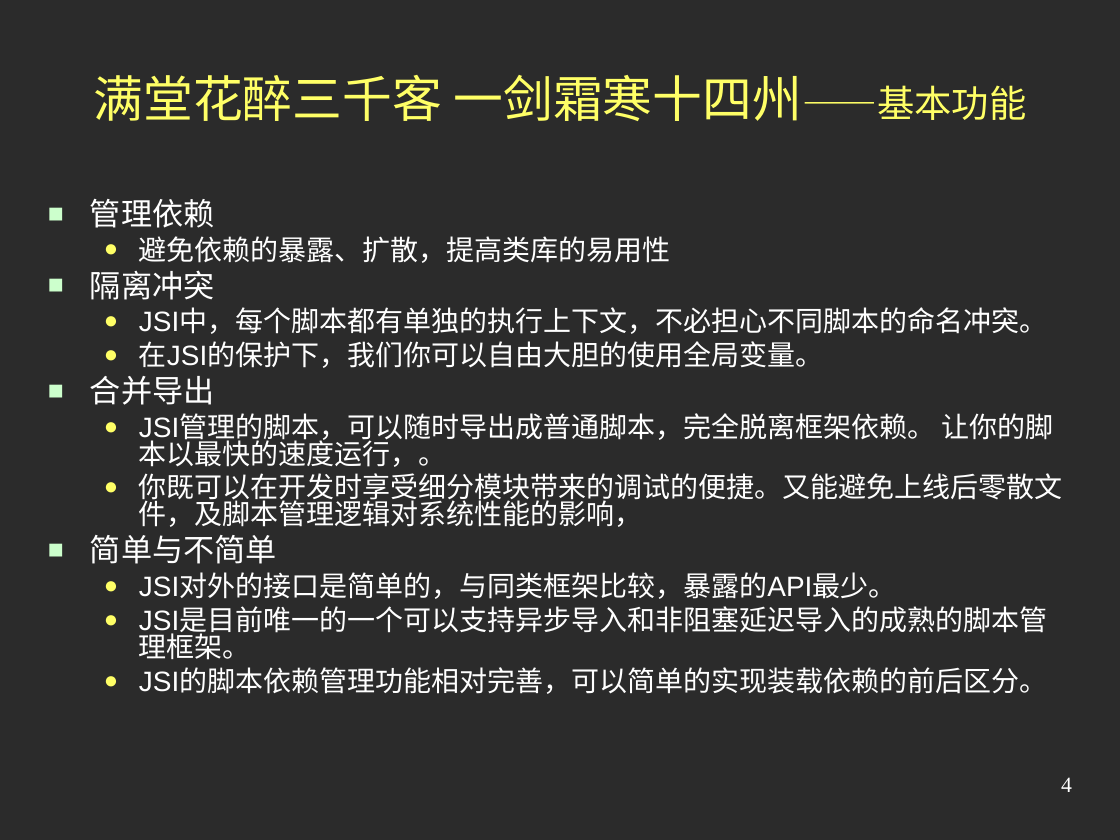
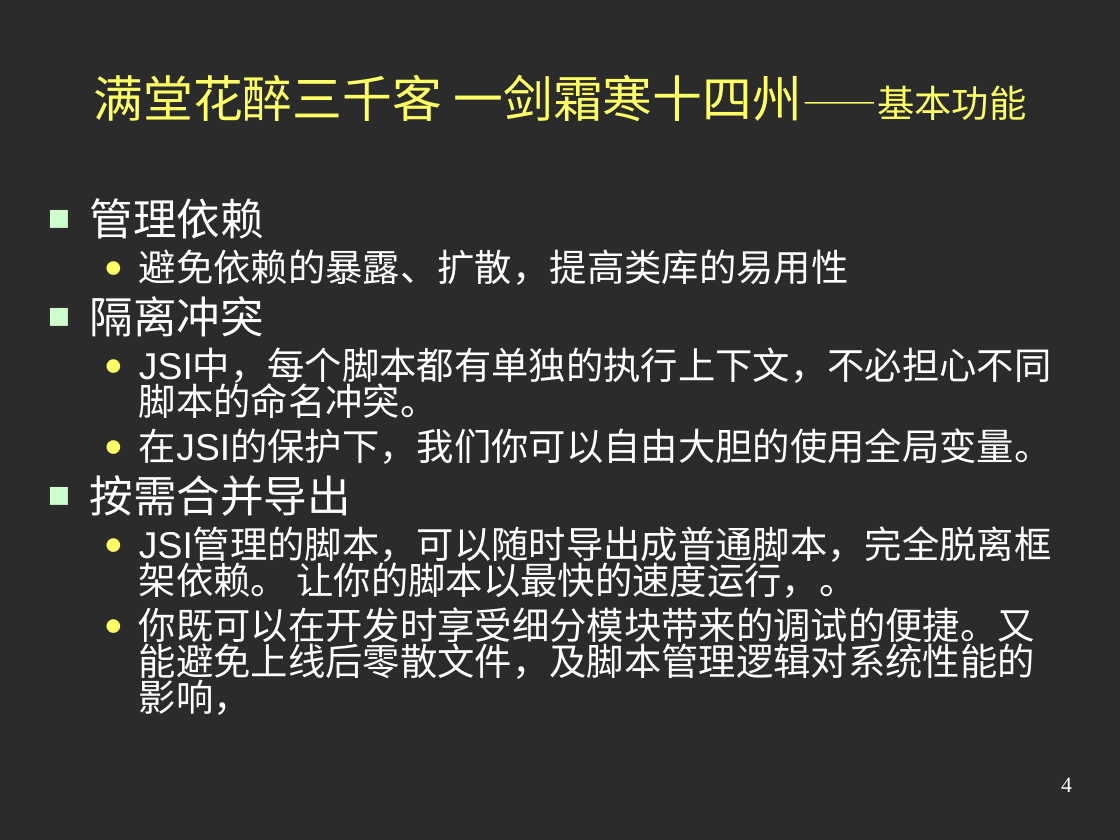
Before and after one commit to jindw/jsi, a slide deck: slide 4 of trunk/JSI2/web/doc/Preview2.ppt. Drawn at 1120x840 pixels with LibreOffice and Linux fonts; fonts in the diff are those of the drawing; background and template pictures are left out; a plain dark background stands for a picture behind light text. Boxes give left, top, right and bottom in pixels: in the first picture for what was removed or moved away, otherwise in the second. Text is boxed around its words. In the diff, an @@ line names an element or a change of style, - is before the commit and + after.

```diff
--- a/trunk/JSI2/web/doc/Preview2.ppt
+++ b/trunk/JSI2/web/doc/Preview2.ppt
@@ text at (90, 198, 1052, 715): size 20 to 28 pt in "管理依赖", "隔离冲突"; size 18 to 24 pt; more space between paragraphs @@
@@ text at (90, 475, 351, 516): text changed; size 20 to 28 pt @@
-■ 合并导出
+■ 按需合并导出
@@ text at (90, 535, 1047, 694): paragraphs removed @@
-■ 简单与不简单
-  ● JSI对外的接口是简单的，与同类框架比较，暴露的API最少。
-  ● JSI是目前唯一的一个可以支持异步导入和非阻塞延迟导入的成熟的脚本管理框架。
-  ● JSI的脚本依赖管理功能相对完善，可以简单的实现装载依赖的前后区分。
```
Also in this commit, not shown: 5 other slides changed, 5 other files.
